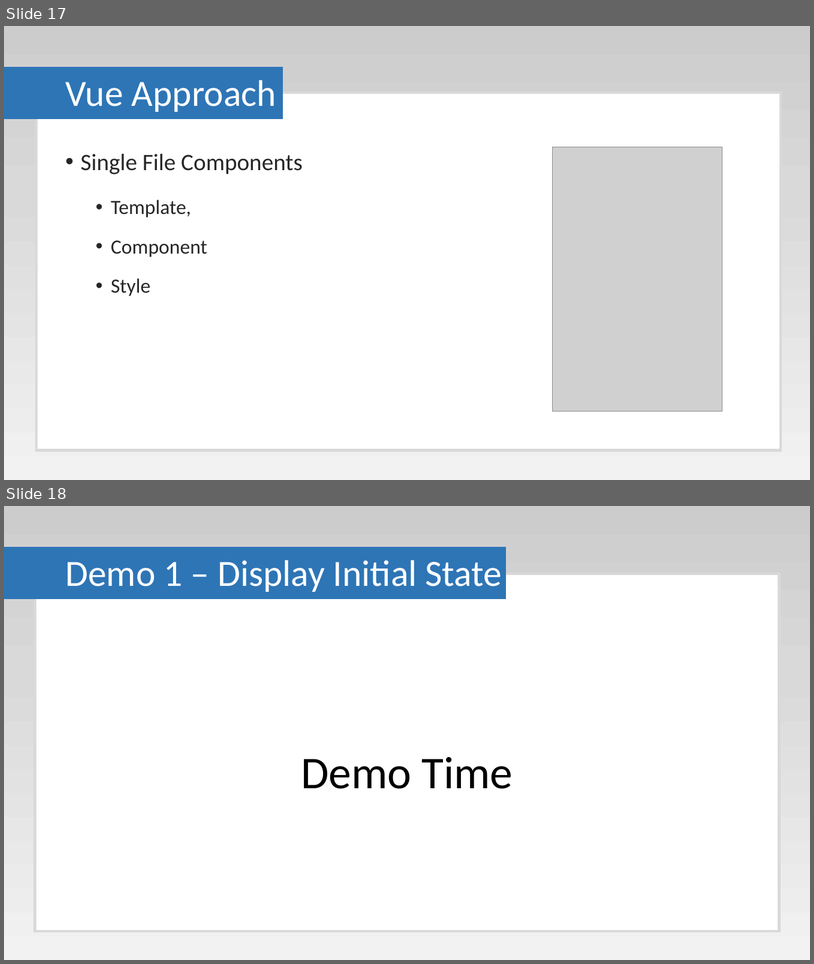
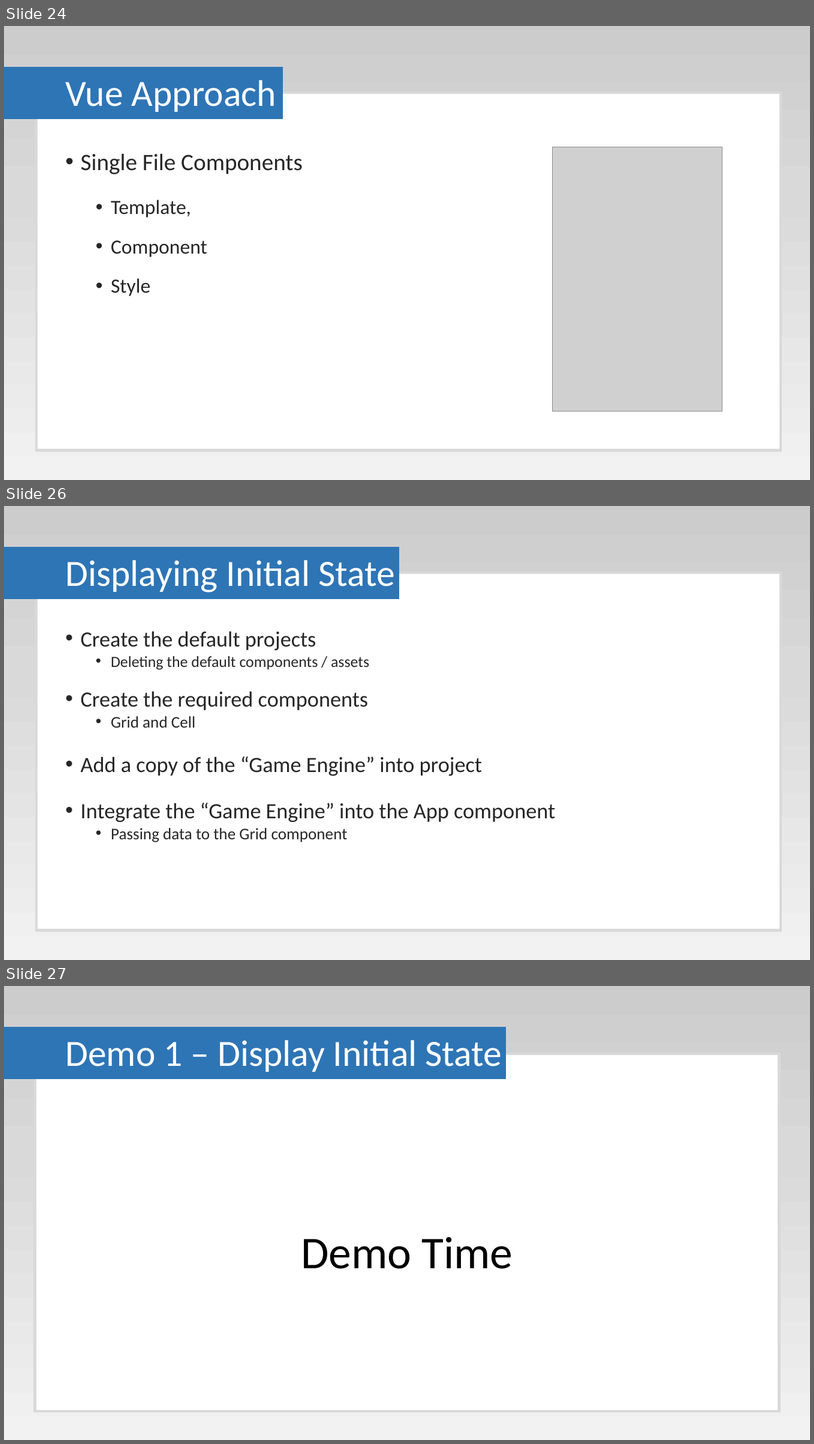
Before and after one commit to Paul-Hadfield/GameOfLife-Talk, a slide deck: Game Of Life Presentation.pptx. Shown one above the other, each under a label of ours: slides 17 and 18 before the commit, slides 24, 26 and 27 after it; the slides between them are not shown. The pictures are 814x964 and 814x1444 pixels, drawn with LibreOffice and Linux fonts; fonts in the diff are those of the drawing; grey boxes stand for pictures. Boxes give left, top, right and bottom in pixels: in the first picture for what was removed or moved away, otherwise in the second. Text is boxed around its words. In the diff, an @@ line names an element or a change of style, - is before the commit and + after.

```diff
--- a/Game Of Life Presentation.pptx
+++ b/Game Of Life Presentation.pptx
@@ slide 26 added at (x1=4, y1=506, x2=810, y2=960), background gradient #CCCCCC to #D9D9D9 to #F2F2F2 @@
@@ rectangle added at (x1=4, y1=547, x2=399, y2=598), fill #2E75B6, outline #2E75B6 1 pt @@
@@ rectangle added at (x1=36, y1=573, x2=782, y2=930), fill #FFFFFF, outline #D9D9D9 3 pt @@
@@ title added at (x1=65, y1=560, x2=395, y2=592), 44 pt, text #FFFFFF @@
+Displaying Initial State
@@ text added at (x1=81, y1=631, x2=555, y2=842), 25.9 pt, text #262626 @@
+• Create the default projects
+  • Deleting the default components / assets
+• Create the required components
+  • Grid and Cell
+• Add a copy of the “Game Engine” into project
+• Integrate the “Game Engine” into the App component
+  • Passing data to the Grid component
@@ what was slide 17 is now slide 24 @@
@@ what was slide 18 is now slide 27 @@
```
Also in this commit, not shown: 9 slides changed, 18 other slides added, 1 slide removed.
